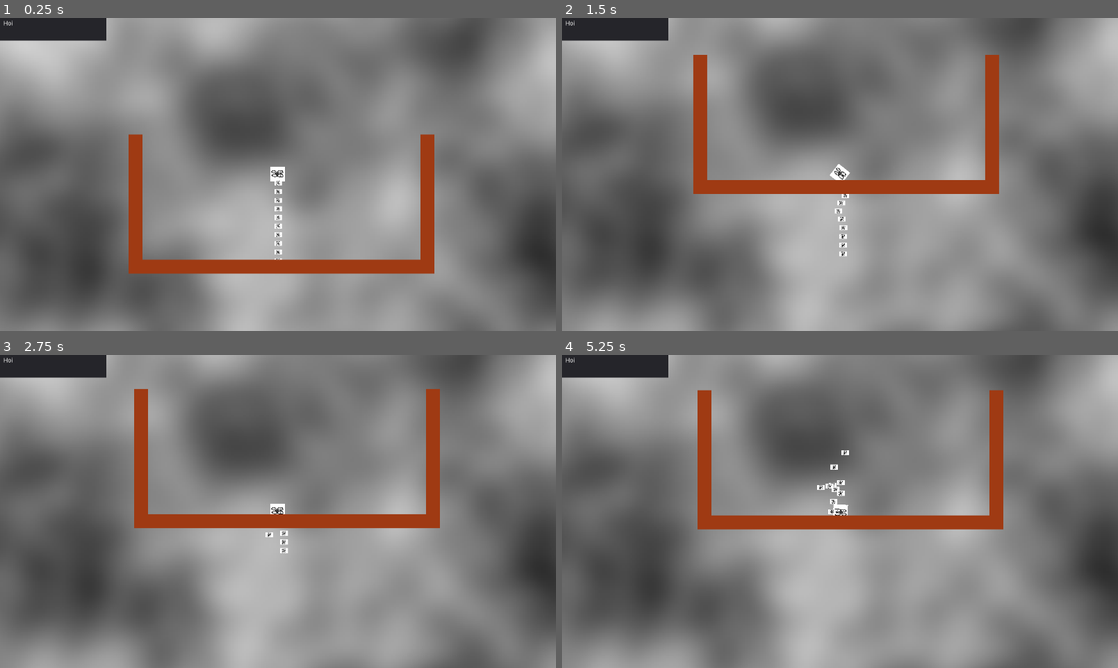
Above: before the commit, frames 1-4 (two rows, left to right).
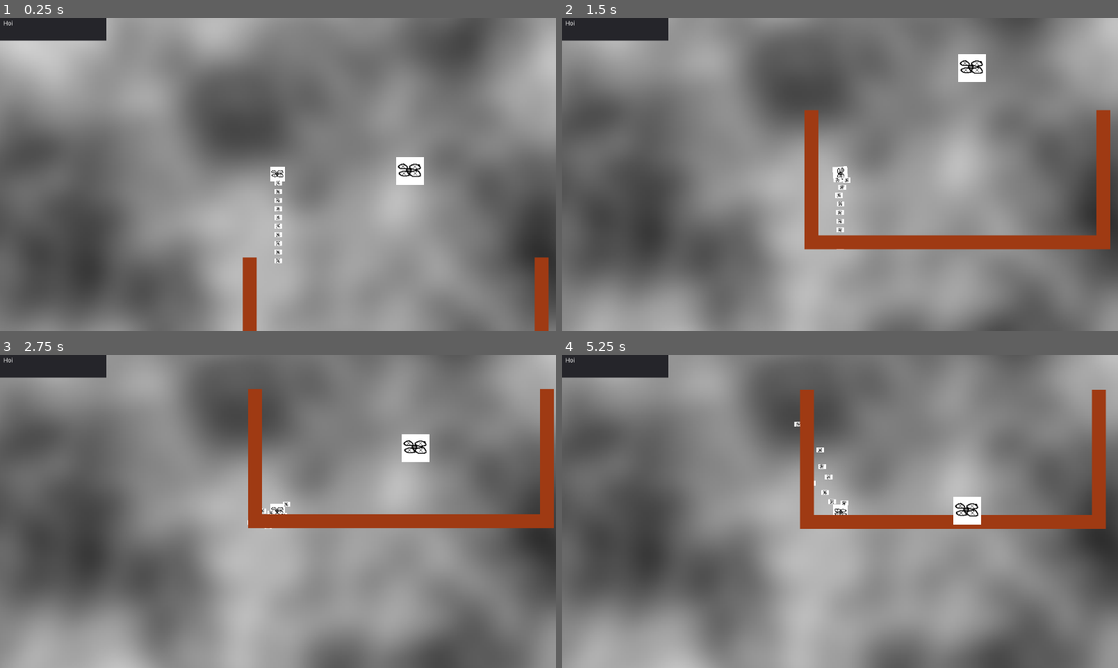
Above: after the commit, the same moments.

Repository: MeAmAnUsername/GMTK-2021
Game: Godot game, scene res://scenes/Main.tscn
The game is run twice, just before and just after one commit, with the same random seed, the same clock (stepped at 60 frames per second) and the same inputs.
Inputs:
- Up to frame 1 (0.25 s): no input
- Up to frame 2 (1.5 s): hold Right (ui_right) 0.53-1.28 s; hold Down (ui_down) from 1.28 s (still down)
- Up to frame 3 (2.75 s): release Down (ui_down) at 2.03 s; hold Right (ui_right) from 2.03 s (still down)
- Up to frame 4 (5.25 s): release Right (ui_right) at 2.78 s; hold Up (ui_up) 2.78-3.53 s; hold Left (ui_left) 3.53-5.03 s; hold Down (ui_down) from 5.03 s (still down)

The runs differ from the first frame. In frame 1, 5.9% of the frame differs, in the area x 23-99%, y 37-100%; in frame 2, 14%; in frame 3, 29%; in frame 4, 29%, in the area x 0-100%, y 0-100%.

Commit message:
beacon wip

Diff:
--- a/project.godot
+++ b/project.godot
@@ -54,6 +54,11 @@
  ]
 }
 
+[layer_names]
+
+2d_physics/layer_1="Walls"
+2d_physics/layer_2="Beacons"
+
 [physics]
 
 common/enable_pause_aware_picking=true
--- /dev/null
+++ b/scenes/Beacon.tscn
@@ -0,0 +1,27 @@
+[gd_scene load_steps=5 format=2]
+
+[ext_resource path="res://assets/drone0.png" type="Texture" id=1]
+[ext_resource path="res://scripts/Beacon.gd" type="Script" id=2]
+
+[sub_resource type="CircleShape2D" id=2]
+radius = 113.413
+
+[sub_resource type="CircleShape2D" id=1]
+
+[node name="Node2D" type="Node2D"]
+script = ExtResource( 2 )
+
+[node name="RigidBody2D" type="RigidBody2D" parent="."]
+
+[node name="Radius" type="Area2D" parent="RigidBody2D"]
+collision_layer = 2
+
+[node name="CollisionShape2D" type="CollisionShape2D" parent="RigidBody2D/Radius"]
+shape = SubResource( 2 )
+
+[node name="CollisionShape2D2" type="CollisionShape2D" parent="RigidBody2D"]
+rotation = 1.57079
+shape = SubResource( 1 )
+
+[node name="Sprite" type="Sprite" parent="RigidBody2D"]
+texture = ExtResource( 1 )
--- a/scenes/Main.tscn
+++ b/scenes/Main.tscn
@@ -1,8 +1,9 @@
-[gd_scene load_steps=6 format=2]
+[gd_scene load_steps=7 format=2]
 
 [ext_resource path="res://scripts/Main.gd" type="Script" id=1]
 [ext_resource path="res://scenes/RopeSystem.tscn" type="PackedScene" id=2]
 [ext_resource path="res://scenes/Level.tscn" type="PackedScene" id=3]
+[ext_resource path="res://scenes/Beacon.tscn" type="PackedScene" id=4]
 
 [sub_resource type="OpenSimplexNoise" id=1]
 
@@ -46,4 +47,7 @@
 position = Vector2( 184.941, 32.0173 )
 
 [node name="Node2D" parent="." instance=ExtResource( 3 )]
-position = Vector2( -288.029, -179.956 )
+position = Vector2( -24.9733, 103.461 )
+
+[node name="Node2D2" parent="." instance=ExtResource( 4 )]
+position = Vector2( 488.206, 30.0075 )
--- a/scenes/Player.tscn
+++ b/scenes/Player.tscn
@@ -19,6 +19,7 @@
 [node name="Player" type="RigidBody2D"]
 position = Vector2( -7.62939e-06, 0.243225 )
 rotation = -1.57079
+collision_mask = 3
 mass = 2.0
 gravity_scale = 4.0
 script = ExtResource( 1 )
@@ -33,7 +34,6 @@
 rotation = 1.57079
 scale = Vector2( 0.526996, 0.526996 )
 frames = SubResource( 1 )
-frame = 1
 playing = true
 
 [node name="CollisionShape2D" type="CollisionShape2D" parent="."]
--- /dev/null
+++ b/scripts/Beacon.gd
@@ -0,0 +1,17 @@
+extends Node2D
+
+
+# Declare member variables here. Examples:
+# var a = 2
+# var b = "text"
+
+var radius:Area2D
+
+# Called when the node enters the scene tree for the first time.
+func _ready():
+	radius = get_node("RigidBody2D/Radius")
+
+
+# Called every frame. 'delta' is the elapsed time since the previous frame.
+func _process(delta):
+	print(radius.get_overlapping_bodies())
--- a/scripts/Player.gd
+++ b/scripts/Player.gd
@@ -28,6 +28,7 @@
 	gravity_scale += delta * (3.0 if (input_y == 0) else -6.0)
 	gravity_scale = clamp(gravity_scale, 2.0, 5.0)
 
+
 func _physics_process(_delta):
 	pass
 
Renamed: scenes/turret.tscn -> scenes/Turret.tscn
